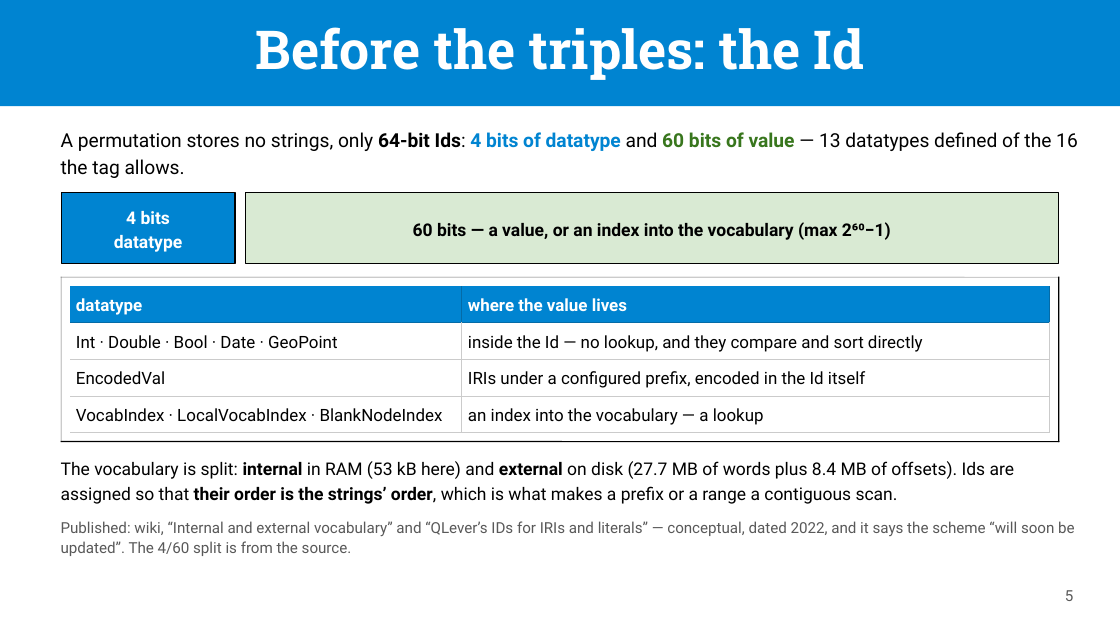
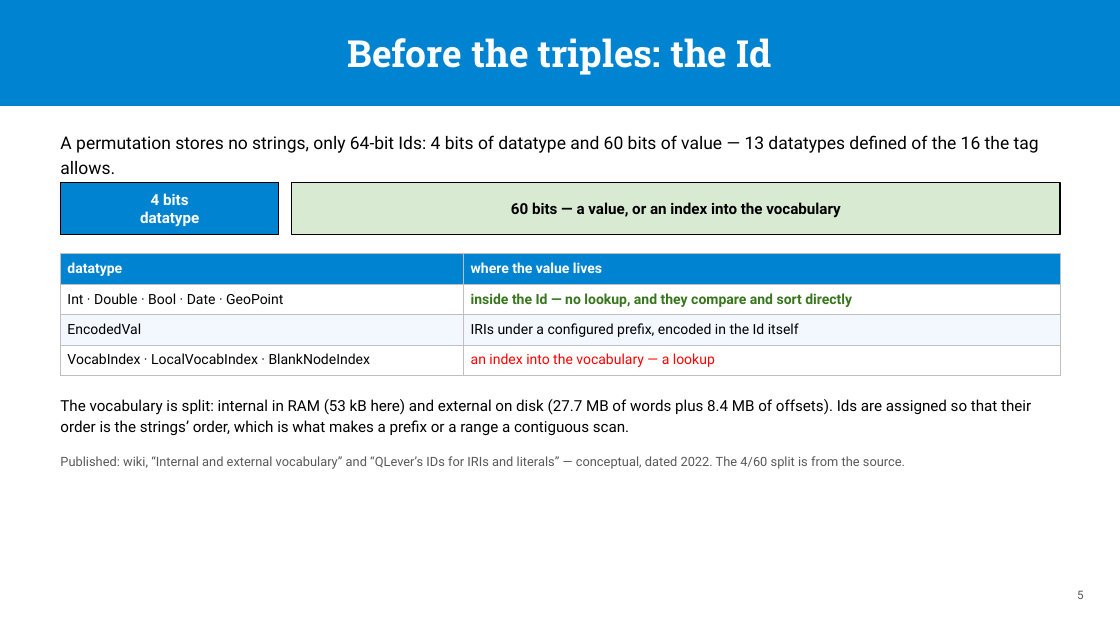
Before and after one commit to passage-org/passage, a slide deck: slide 5 of passage-qlever/slides/QLever as a Passage backend.pptx. Drawn at 1120x630 pixels with LibreOffice and Linux fonts; fonts in the diff are those of the drawing. Boxes give left, top, right and bottom in pixels: in the first picture for what was removed or moved away, otherwise in the second. Text is boxed around its words. In the diff, an @@ line names an element or a change of style, - is before the commit and + after.

```diff
--- a/passage-qlever/slides/QLever as a Passage backend.pptx
+++ b/passage-qlever/slides/QLever as a Passage backend.pptx
@@ rectangle removed at (0, 0, 1120, 106) @@
@@ rectangle added at (0, 0, 1120, 106), fill #0084D1 @@
@@ title "Before the triples: the Id": place and size @@
-title "Before the triples: the Id" at (256, 27, 864, 80)
+title "Before the triples: the Id" at (348, 38, 771, 75)
@@ title "Before the triples: the Id" at (348, 38, 771, 75): size 46 to 32 pt; line spacing 50.6pt to 1; vertical alignment top to middle @@
@@ text "A permutation stores no strings, ..." at (60, 135, 1039, 174): size 16.5 to 15 pt; text colour #0084D1 to #000000 in "4 bits of datatype"; text colour #38761D to #000000 in "60 bits of value"; bold off in "64-bit Ids: 4 bits of datatype 60 ..."; line spacing 23.1pt to 1.2 @@
@@ text "4 bits": place and size @@
-text "4 bits" at (61, 192, 235, 264)
+text "4 bits" at (140, 193, 199, 227)
@@ text "4 bits" at (140, 193, 199, 227): size 15 to 13 pt; line spacing 21pt to 1; fill #0084D1 to none; outline #000000 1 pt to none @@
@@ rectangle added at (60, 182, 279, 234), fill #0084D1, outline #000000 1 pt @@
@@ text "60 bits — a value, ...": place and size @@
-text "60 bits — a value, ..." at (245, 192, 1059, 264)
+text "60 bits — a value, ..." at (511, 202, 840, 218)
@@ text "60 bits — a value, ..." at (511, 202, 840, 218): fill #D9EAD3 to none; outline #000000 1 pt to none @@
@@ rectangle added at (292, 182, 1060, 234), fill #D9EAD3, outline #000000 1 pt @@
@@ text at (511, 202, 840, 218): text changed; size 15 to 13 pt @@
-60 bits — a value, or an index into the vocabulary (max 2⁶⁰−1)
+60 bits — a value, or an index into the vocabulary
@@ table at (60, 254, 1060, 371) @@
@@ fill none to #FFFFFF in 4 cells @@
@@ fill none to #F2F8FD in row 3 @@
@@ size 14.5 to 12 pt @@
@@ text colour #000000 to #38761D, bold on in "inside the Id — no lookup, and ..." @@
@@ text colour #000000 to #FF0000 in "an index into the vocabulary — a ..." @@
@@ line spacing 20.3pt to 1 @@
@@ borders changed @@
@@ table: place and size @@
-table at (70, 287, 1050, 434)
+table at (60, 254, 1060, 371)
@@ line removed from (60, 277) to (1060, 277) @@
@@ line removed from (61, 276) to (61, 442) @@
@@ line removed from (1059, 276) to (1059, 442) @@
@@ text "The vocabulary is split: internal ...": place and size @@
-text "The vocabulary is split: internal ..." at (61, 461, 1015, 504)
+text "The vocabulary is split: internal ..." at (60, 399, 1031, 435)
@@ text "The vocabulary is split: internal ..." at (60, 399, 1031, 435): size 15 to 13 pt; bold off in "internal external their order is the strings’ ..."; line spacing 21pt to 1.2 @@
@@ line removed from (60, 442) to (1060, 442) @@
@@ text at (60, 456, 905, 469): text changed; size 13 to 11 pt @@
-Published: wiki, “Internal and external vocabulary” and “QLever’s IDs for IRIs and literals” — conceptual, dated 2022, and it says the scheme “will soon be updated”. The 4/60 split is from the source.
+Published: wiki, “Internal and external vocabulary” and “QLever’s IDs for IRIs and literals” — conceptual, dated 2022. The 4/60 split is from the source.
@@ page number: place and size @@
-page number at (1065, 590, 1074, 601)
+page number at (1077, 590, 1084, 599)
@@ page number at (1077, 590, 1084, 599): size 13 to 10 pt; line spacing 18.2pt to 1 @@
```
Also in this commit, not shown: 15 other slides changed, 2 other files.
